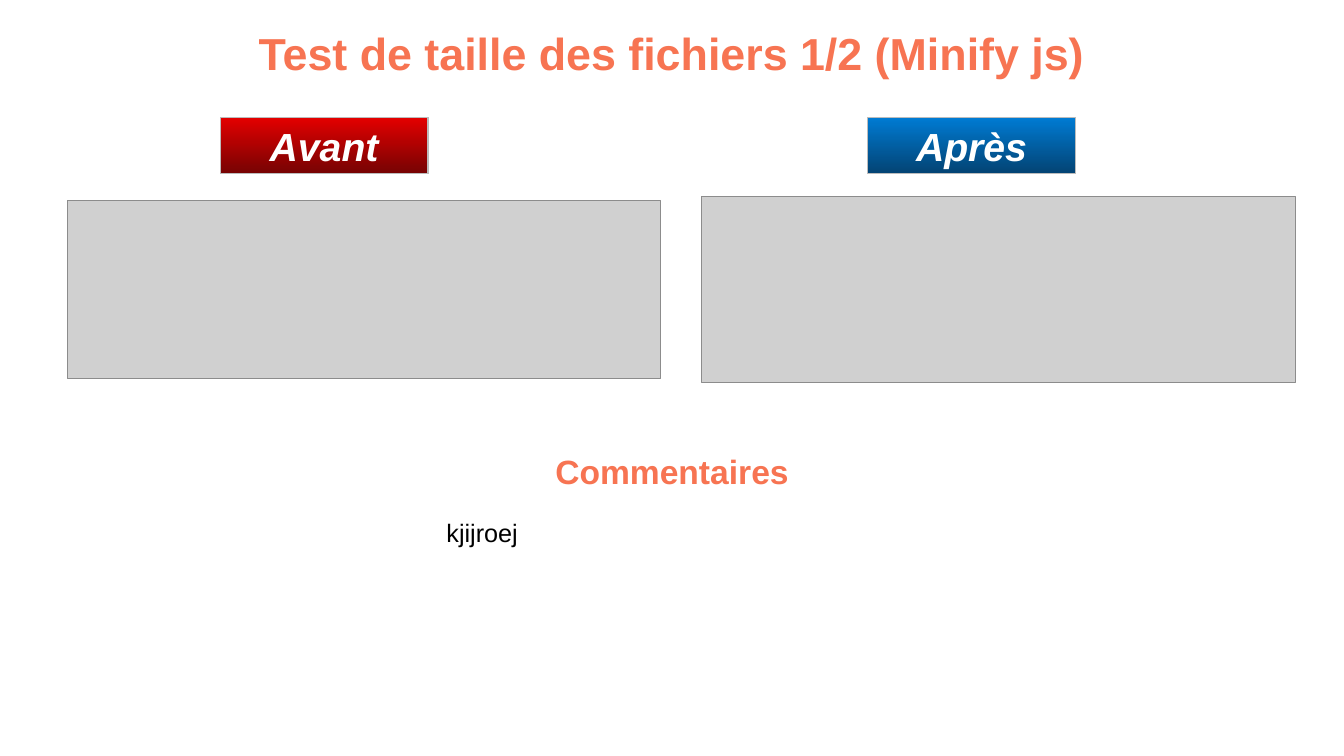
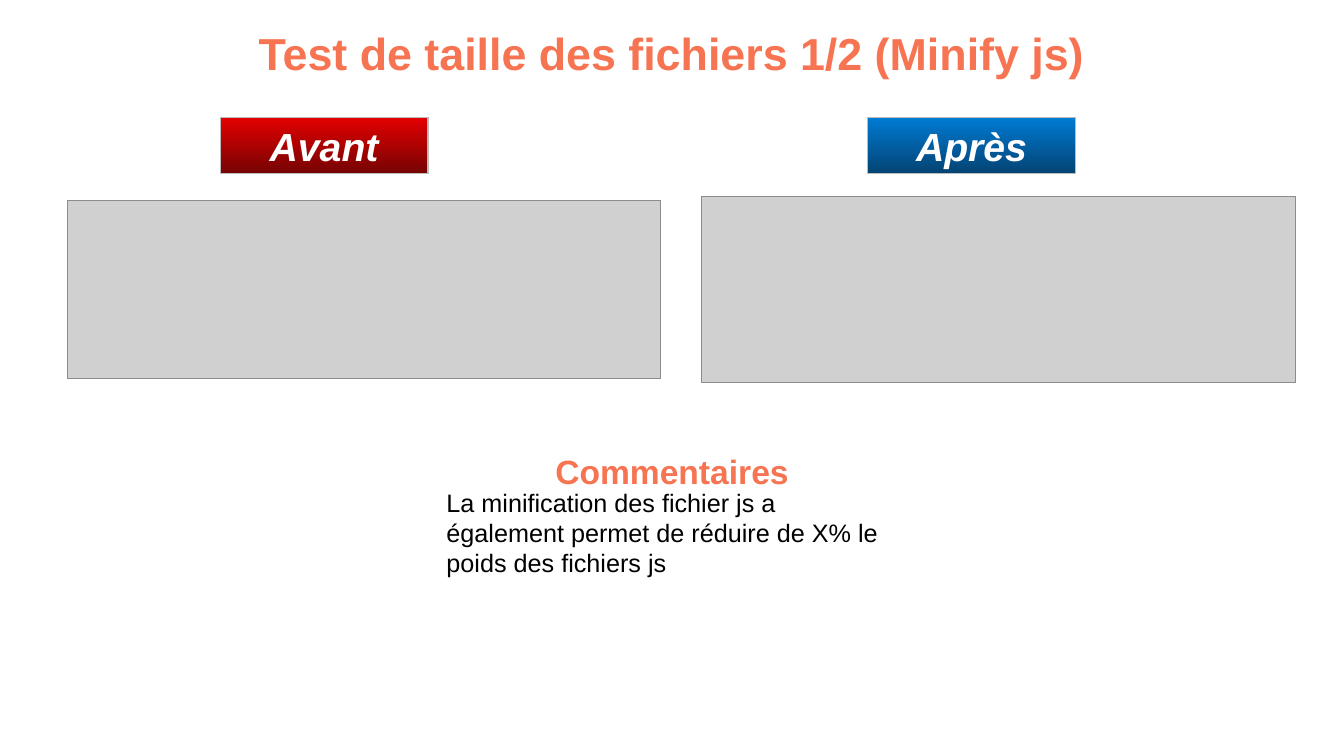
Before and after one commit to devi-dev/IsmahaneHAMOU_4_03062021-La-chouette-agence-, a slide deck: slide 5 of Analyse/optimisationrapport.pptx. Drawn at 1344x756 pixels with LibreOffice and Linux fonts; fonts in the diff are those of the drawing; grey boxes stand for pictures; background and template pictures are left out. Boxes give left, top, right and bottom in pixels: in the first picture for what was removed or moved away, otherwise in the second. Text is boxed around its words. In the diff, an @@ line names an element or a change of style, - is before the commit and + after.

Commit message:
ajout fichier optimisation draft

```diff
--- a/Analyse/optimisationrapport.pptx
+++ b/Analyse/optimisationrapport.pptx
@@ text at (446, 493, 878, 578): text changed @@
-kjijroej
+La minification des fichier js a également permet de réduire de X% le poids des fichiers js
```
Also in this commit, not shown: 2 other slides changed, 4 other files.
